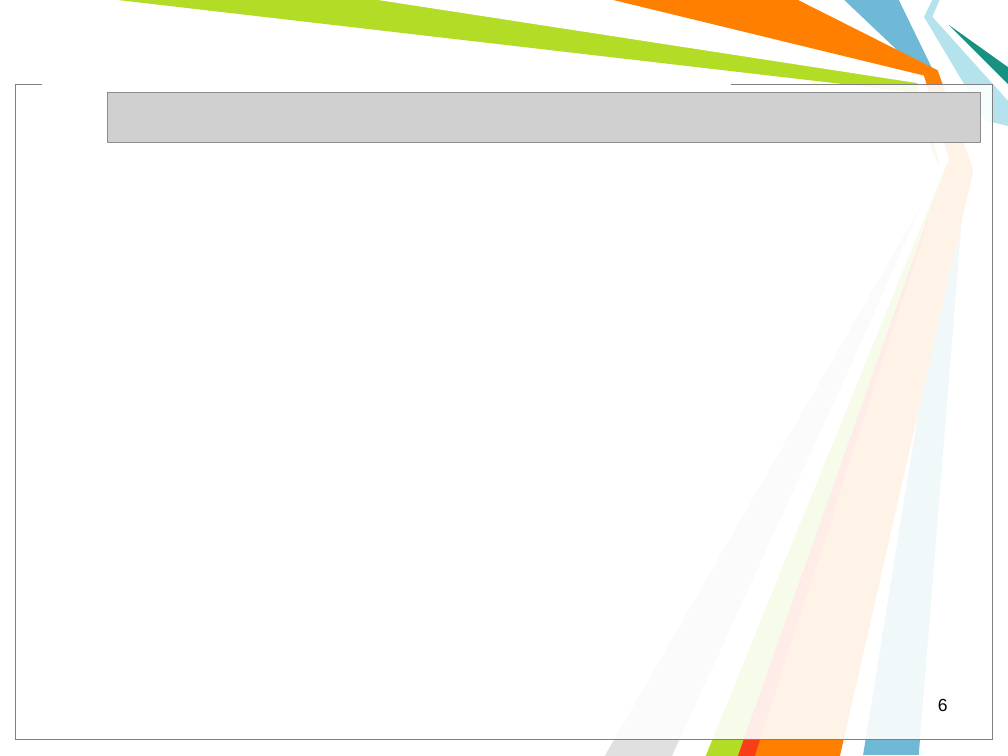
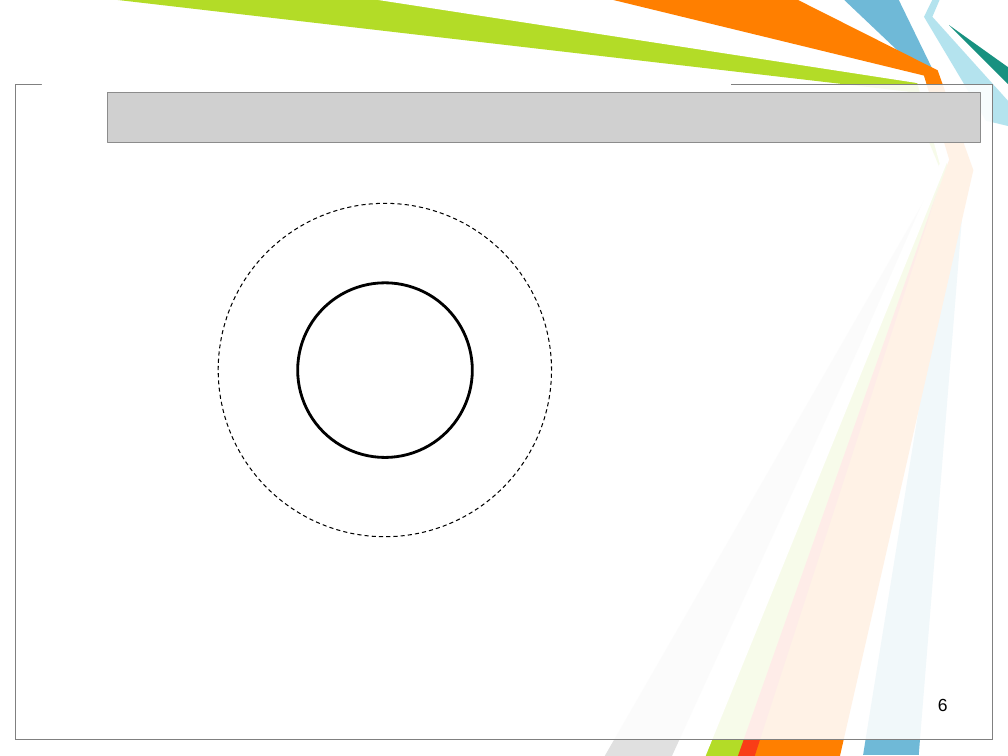
Before and after one commit to l432/NMK, a slide deck: slide 6 of Lecture/FIT/2023_24/06_Електростатичне поле/Less06.ppt. Drawn at 1008x756 pixels with LibreOffice and Linux fonts; fonts in the diff are those of the drawing; grey boxes stand for pictures; background and template pictures are left out. Boxes give left, top, right and bottom in pixels: in the first picture for what was removed or moved away, otherwise in the second. Text is boxed around its words. In the diff, an @@ line names an element or a change of style, - is before the commit and + after.

```diff
--- a/Lecture/FIT/2023_24/06_Електростатичне поле/Less06.ppt
+++ b/Lecture/FIT/2023_24/06_Електростатичне поле/Less06.ppt
@@ ellipse added at [218, 204, 551, 537], outline #000000 0.74 pt dashed @@
@@ ellipse added at [297, 283, 472, 458], outline #000000 2.01 pt @@
```
Also in this commit, not shown: 3 other slides changed, 1 slide added, 1 slide removed, 3 other files.
